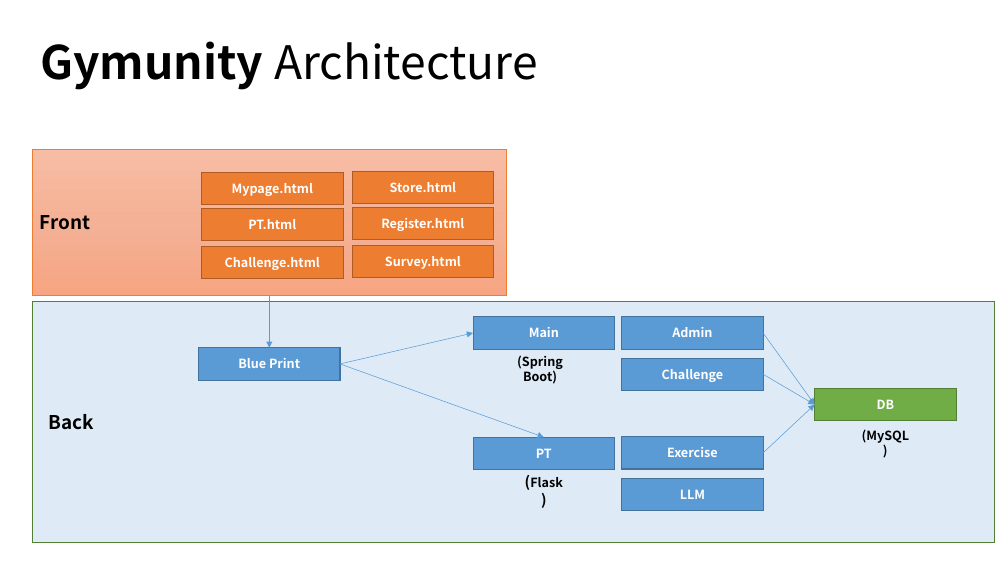
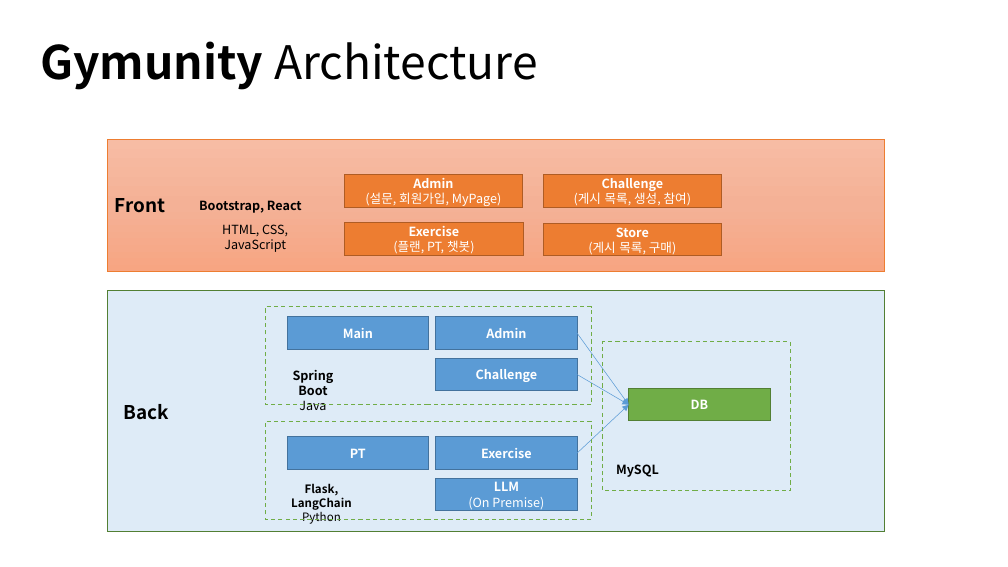
Before and after one commit to Brian-Hong-KR/Gymunity, a slide deck: slide 5 of Doc/세미나/Gymunity_PT_Seminar.pptx. Drawn at 1008x567 pixels with LibreOffice and Linux fonts; fonts in the diff are those of the drawing. Boxes give left, top, right and bottom in pixels: in the first picture for what was removed or moved away, otherwise in the second. Text is boxed around its words. In the diff, an @@ line names an element or a change of style, - is before the commit and + after.

```diff
--- a/Doc/세미나/Gymunity_PT_Seminar.pptx
+++ b/Doc/세미나/Gymunity_PT_Seminar.pptx
@@ rectangle "Front": place and size @@
-rectangle "Front" at box(33, 149, 506, 296)
+rectangle "Front" at box(107, 139, 885, 271)
@@ rectangle "Admin": place and size @@
-rectangle "Admin" at box(202, 172, 343, 205)
+rectangle "Admin" at box(344, 175, 523, 207)
@@ rectangle removed at box(352, 172, 494, 204) @@
-Store.html
@@ text in rectangle at box(365, 178, 501, 206): text changed; bold off @@
-Mypage.html
+Admin
+(설문, 회원가입, MyPage)
@@ rectangle added at box(543, 175, 721, 207), fill #ED7D31, outline #AF5C24 1 pt, 12 pt, text #FFFFFF @@
+Challenge
+(게시 목록, 생성, 참여)
@@ text added at box(199, 200, 302, 213), 12 pt, text #000000, bold @@
+Bootstrap, React
@@ rectangle removed at box(352, 207, 494, 240) @@
-Register.html
@@ text added at box(222, 224, 288, 252), 12 pt, text #000000 @@
+HTML, CSS, JavaScript
@@ rectangle "Exercise": place and size @@
-rectangle "Exercise" at box(202, 209, 343, 241)
+rectangle "Exercise" at box(345, 223, 523, 256)
@@ text in rectangle at box(393, 226, 474, 254): text changed; bold off @@
-PT.html
+Exercise
+(플랜, PT, 챗봇)
@@ rectangle added at box(543, 223, 721, 256), fill #ED7D31, outline #AF5C24 1 pt, 12 pt, text #FFFFFF @@
+Store
+(게시 목록, 구매)
@@ rectangle removed at box(202, 247, 343, 279) @@
-Challenge.html
@@ rectangle removed at box(352, 246, 494, 278) @@
-Survey.html
@@ rectangle "Back": place and size @@
-rectangle "Back" at box(33, 301, 995, 542)
+rectangle "Back" at box(107, 291, 885, 532)
@@ arrow removed from (269, 296) to (269, 348) @@
@@ rectangle added at box(265, 307, 592, 405), outline #70AD47 1 pt dashed @@
@@ rectangle removed at box(199, 348, 340, 380) @@
-Blue Print
@@ arrow removed from (340, 364) to (473, 333) @@
@@ rectangle added at box(603, 342, 791, 491), outline #70AD47 1 pt dashed @@
@@ text at box(293, 370, 334, 410): text changed @@
-(Spring Boot)
+Spring Boot
+Java
@@ arrow removed from (340, 364) to (544, 437) @@
@@ rectangle added at box(265, 421, 592, 519), outline #70AD47 1 pt dashed @@
@@ 7 rectangles, 3 arrows: place and size @@
-7 rectangles, 3 arrows at box(473, 317, 957, 510)
+7 rectangles, 3 arrows at box(287, 317, 771, 511)
@@ text at box(616, 464, 659, 477): text changed @@
-(MySQL)
+MySQL
@@ text at box(291, 483, 352, 524): text changed; size 12 to 11 pt @@
-(Flask)
+Flask, LangChain
+Python
@@ text in rectangle at box(468, 497, 544, 510): paragraph added @@
+(On Premise)
```
Also in this commit, not shown: 6 other slides changed, 3 slides added, 2 slides removed, 1 other file.
